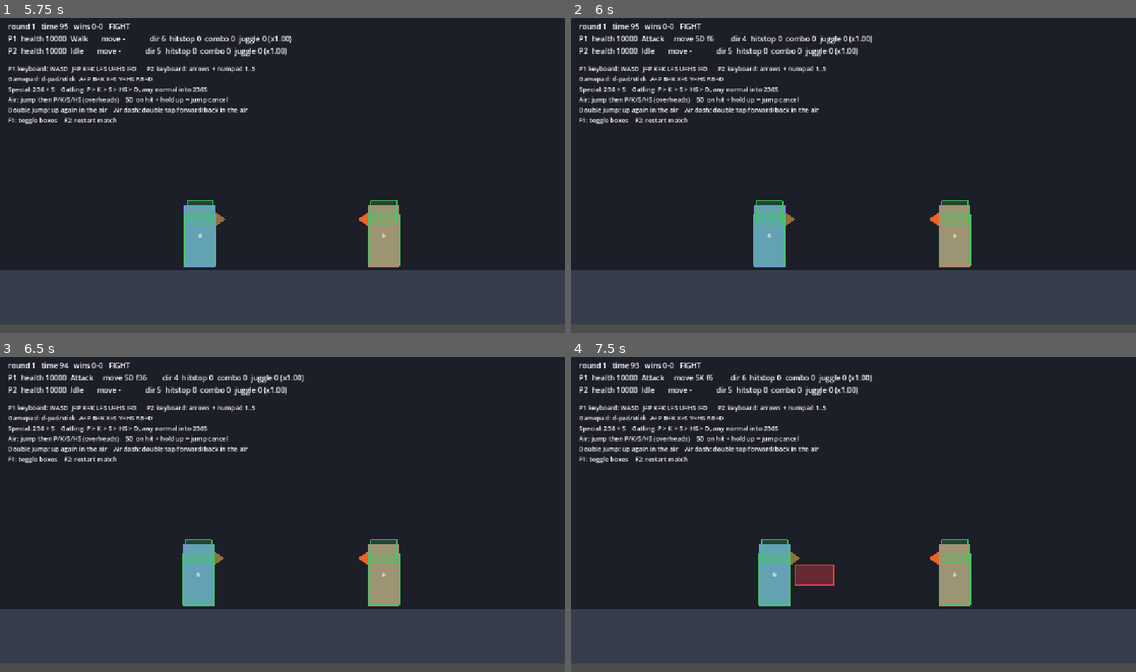
Above: before the commit, frames 1-4 (two rows, left to right).
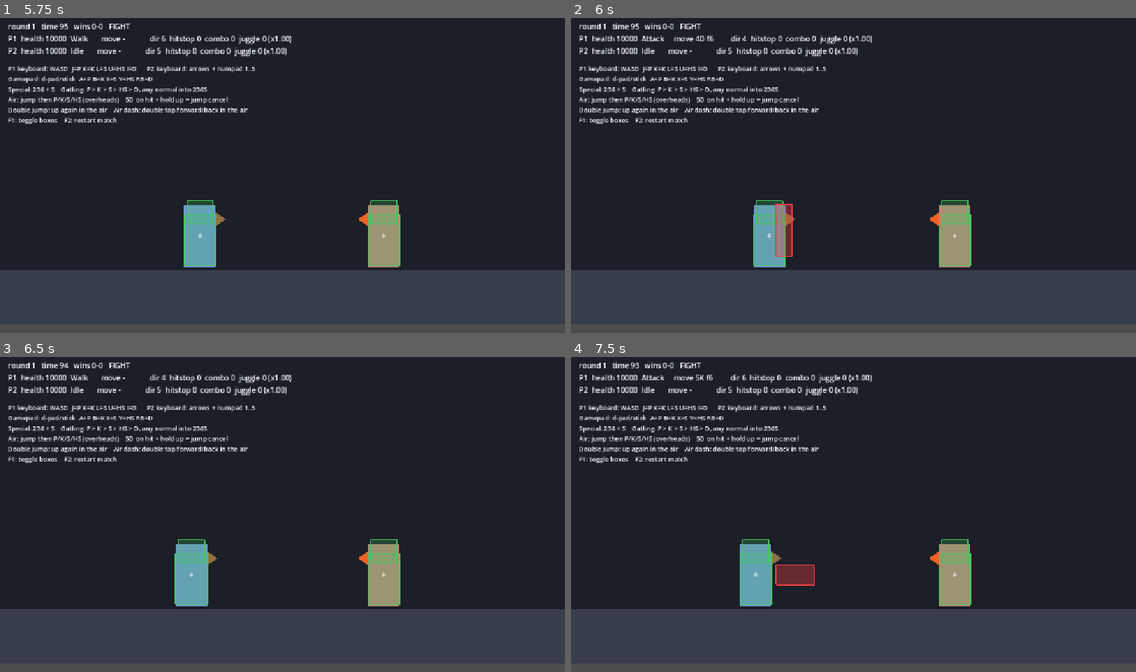
Above: after the commit, the same moments.

Repository: vitorrenansd/fightcore-godot
Game: Godot game, scene res://content/battle/training.tscn
Two runs of this game, one before a commit and one after it. Both use one fixed random seed, a clock stepped at 60 frames per second and the inputs below.
Inputs:
- Up to frame 1 (5.75 s): tap Enter at 0.5 s; hold D (p1_right) 0.53-2.03 s; tap I (p1_d) at 0.6 s; tap W (p1_up) at 0.77, 1.52, 3.02, 3.77, 4.52 s; tap U (p1_hs) at 1.35 s; tap Space at 2 s; hold A (p1_left) 2.03-2.78 s; tap K (p1_k) at 2.1 s; hold D (p1_right) 2.78-4.28 s; tap J (p1_p) at 2.85 s; tap L (p1_s) at 3.6 s; hold A (p1_left) 4.28-5.03 s; tap Down (p2_down) at 4.35 s; hold D (p1_right) from 5.03 s (still down); tap Right (p2_right) at 5.1 s
- Up to frame 2 (6 s): release D (p1_right) at 5.78 s; hold A (p1_left) from 5.78 s (still down); tap I (p1_d) at 5.85 s
- Up to frame 3 (6.5 s): keep holding A (p1_left); tap W (p1_up) at 6.02 s
- Up to frame 4 (7.5 s): tap U (p1_hs) at 6.6 s; tap W (p1_up) at 6.77 s; tap Enter at 7.25 s; release A (p1_left) at 7.28 s; hold D (p1_right) from 7.28 s (still down); tap K (p1_k) at 7.35 s

Frame 1 is identical in both runs. In frame 2, 0.5% of the frame differs, in the area x 22-40%, y 5-76%; in frame 3, 1.2%; in frame 4, 1.9%, in the area x 29-47%, y 57-80%.

Commit message:
feat(character): give every fighter the 6D and 4D throws

Diff:
--- a/content/fighters/training_dummy/fighter.tscn
+++ b/content/fighters/training_dummy/fighter.tscn
@@ -14,6 +14,7 @@
 [ext_resource type="Script" path="res://engine/character/states/air_dash.gd" id="9_airdash"]
 [ext_resource type="Script" path="res://engine/character/states/knockdown.gd" id="9_knockdown"]
 [ext_resource type="Script" path="res://engine/character/states/wakeup.gd" id="9_wakeup"]
+[ext_resource type="Script" path="res://engine/character/states/throw_break.gd" id="9_throwbreak"]
 [ext_resource type="Script" uid="uid://dpfw148wuhrq8" path="res://engine/collision/hitbox_manager.gd" id="10_manager"]
 [ext_resource type="Script" uid="uid://cpjtic4murchg" path="res://engine/collision/hurtbox.gd" id="11_hurtbox"]
 [ext_resource type="Script" path="res://engine/input/input_buffer.gd" id="12_input"]
@@ -83,6 +84,9 @@
 [node name="Wakeup" type="Node" parent="StateMachine"]
 script = ExtResource("9_wakeup")
 
+[node name="ThrowBreak" type="Node" parent="StateMachine"]
+script = ExtResource("9_throwbreak")
+
 [node name="HitboxManager" type="Node" parent="."]
 script = ExtResource("10_manager")
 
--- a/engine/character/fighter.gd
+++ b/engine/character/fighter.gd
@@ -27,6 +27,13 @@
 var juggle_count: int = 0
 ## Turned off while an air dash holds its momentum.
 var gravity_enabled: bool = true
+## Everything this fighter answers to: their own commands plus the system moves
+## every character has. Built on `_ready`, since neither list changes at runtime.
+var commands: Array[CommandData] = []
+## Frames left in which this fighter's own throw still answers an incoming one.
+## Opened by starting a throw and counted down like every other window in the
+## engine, so it freezes during hitstop along with everything else.
+var throw_tech_frames: int = 0
 
 var stats: FighterStats:
 	get:
@@ -41,6 +48,7 @@
 
 func _ready() -> void:
 	hitbox_manager.setup(self)
+	_build_commands()
 	land()
 	health = stats.max_health if stats != null else 0
 	health_changed.emit(health, health)
@@ -56,6 +64,9 @@
 	if hitstop_frames > 0:
 		hitstop_frames -= 1
 		return
+	# Before the state machine, so a throw started this frame opens its window
+	# with the full count and the solver sees it on the same frame.
+	throw_tech_frames = maxi(throw_tech_frames - 1, 0)
 	hitbox_manager.advance()
 	state_machine.physics_update(delta)
 	_apply_knockback_friction(delta)
@@ -193,6 +204,7 @@
 	health = stats.max_health if stats != null else health
 	combo_hits = 0
 	hitstop_frames = 0
+	throw_tech_frames = 0
 	velocity = Vector2.ZERO
 	gravity_enabled = true
 	land()
@@ -211,16 +223,64 @@
 	return is_alive()
 
 
+## Valid target for a throw, which is a much shorter list than `can_be_hit`.
+##
+## A grab is the answer to someone holding back, not a way to extend a combo, so
+## it only catches an opponent who is grounded and in control: it whiffs on
+## anyone airborne, in hitstun, in blockstun, on the floor or already recovering
+## from a break. That is what keeps the throw a neutral tool and leaves it a
+## whiff animation to be punished for.
+func can_be_thrown() -> bool:
+	return is_alive() and is_on_floor() and not is_in_stun()
+
+
+## Whether this fighter's own throw still answers a grab arriving right now.
+## A throw reaching someone in this window breaks instead of landing.
+func is_teching_throw() -> bool:
+	return throw_tech_frames > 0
+
+
+## Both throws answered each other, so neither one happened.
+##
+## Called on both sides with the same numbers and opposite directions. The push
+## ignores weight on purpose — unlike every other knockback in the engine: a
+## break resets the exchange rather than landing on somebody, and a heavier
+## fighter coming out of it closer would make the break worth fishing for.
+func break_throw(attack: AttackData, away: float) -> void:
+	hitbox_manager.stop_attack()
+	# The window is spent: the break is the answer it was open for.
+	throw_tech_frames = 0
+	apply_hitstop(attack.throw_break_hitstop)
+	var state := state_machine.get_state(&"ThrowBreak") as FighterThrowBreakState
+	if state != null:
+		state.start_break(attack.throw_break_frames)
+		state_machine.transition_to(&"ThrowBreak")
+	else:
+		state_machine.transition_to(&"Idle")
+	# After the transition: entering a state clears horizontal velocity.
+	velocity = Vector2(attack.throw_break_pushback * away, 0.0)
+
+
 ## Valid attacker this frame. A frozen fighter confirms no new hit.
 func can_resolve_hits() -> bool:
 	return is_alive() and hitstop_frames == 0 and hitbox_manager.is_attacking()
 
 
+## Character commands first, system moves after. Order does not decide a tie —
+## `CommandData.get_effective_priority` does — so a character can author a 6D of
+## their own and it will beat the system throw on its own merit.
+func _build_commands() -> void:
+	commands.clear()
+	if fighter_data != null:
+		commands.append_array(fighter_data.commands)
+	commands.append_array(SystemMoves.get_shared().commands)
+
+
 ## Tries to run whatever attack the input is asking for.
 func try_command() -> bool:
-	if input == null or fighter_data == null or not can_act():
-		return false
-	var command := input.get_command(fighter_data.commands, facing_right, get_stance())
+	if input == null or not can_act():
+		return false
+	var command := input.get_command(commands, facing_right, get_stance())
 	if command == null or not perform_attack(command.attack):
 		return false
 	input.accept(command)
@@ -267,6 +327,10 @@
 		return false
 	state.setup(attack)
 	state_machine.transition_to(&"Attack")
+	# Opened here rather than on contact: a throw answers an incoming grab from
+	# the frame it is committed to, not from the frame it would have connected.
+	if attack.is_throw:
+		throw_tech_frames = attack.throw_tech_frames
 	return true
 
 
@@ -287,12 +351,11 @@
 
 
 func get_attack(attack_id: StringName) -> AttackData:
-	if fighter_data == null:
-		return null
-	for attack in fighter_data.moves:
-		if attack != null and attack.attack_id == attack_id:
-			return attack
-	return null
+	if fighter_data != null:
+		for attack in fighter_data.moves:
+			if attack != null and attack.attack_id == attack_id:
+				return attack
+	return SystemMoves.get_shared().get_attack(attack_id)
 
 
 ## Free to take a command. Frozen or stunned fighters take nothing.
@@ -306,7 +369,7 @@
 
 
 func is_in_stun() -> bool:
-	return is_in_hitstun() or is_in_blockstun() or is_knocked_down()
+	return is_in_hitstun() or is_in_blockstun() or is_knocked_down() or is_throw_broken()
 
 
 func is_in_hitstun() -> bool:
@@ -324,6 +387,12 @@
 	return state is FighterKnockdownState or state is FighterWakeupState
 
 
+## Recovering from a throw that met another throw. A lockout like blockstun, but
+## it does not let the fighter guard: a break is both sides losing their turn.
+func is_throw_broken() -> bool:
+	return state_machine.current_state is FighterThrowBreakState
+
+
 ## Blocking is holding back on the ground, outside of an attack and hitstun.
 ## Being in blockstun does not get in the way: that is how block strings work.
 func is_blocking() -> bool:
@@ -331,8 +400,9 @@
 		return false
 	if hitbox_manager.is_attacking() or is_in_hitstun():
 		return false
-	# A fighter lying on the floor holding back is not guarding.
-	if is_knocked_down():
+	# A fighter lying on the floor, or picking themselves up out of a broken
+	# throw, is not guarding.
+	if is_knocked_down() or is_throw_broken():
 		return false
 	return input.is_holding_back(facing_right)
 
--- /dev/null
+++ b/engine/character/states/throw_break.gd
@@ -0,0 +1,32 @@
+class_name FighterThrowBreakState
+extends FighterState
+
+## Two throws reached on the same frame, so neither of them happened.
+##
+## Both fighters are pushed apart and locked out for the same count. The
+## symmetry is the whole rule: if one side recovered first, or came out closer,
+## the break would be an exchange somebody won — and the reason a break exists
+## is that nobody did. `CollisionSolver` applies the same push to both sides
+## without dividing it by weight for the same reason.
+##
+## The push bleeds off with the fighter's own knockback friction, so a break
+## reads like the end of a slide instead of a teleport.
+
+var break_frames: int = 0
+
+
+## Set before entering. Restarts the count by hand, because `transition_to`
+## ignores a transition into the current state and a break can follow a break.
+func start_break(frames: int) -> void:
+	break_frames = frames
+	state_frame = 0
+
+
+func physics_update(delta: float) -> void:
+	super(delta)
+	if fighter.is_on_floor() and fighter.stats != null:
+		fighter.velocity.x = Knockback.apply_friction(
+			fighter.velocity.x, fighter.stats.knockback_friction, delta
+		)
+	if state_frame >= break_frames:
+		transitioned.emit(&"Idle")
Not shown, added: engine/character/states/throw_break.gd.uid
